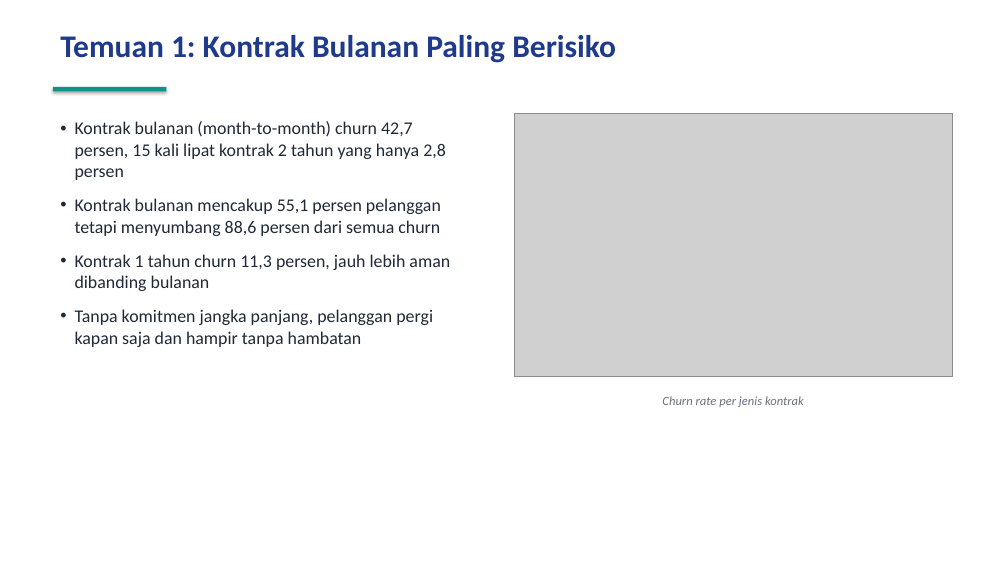
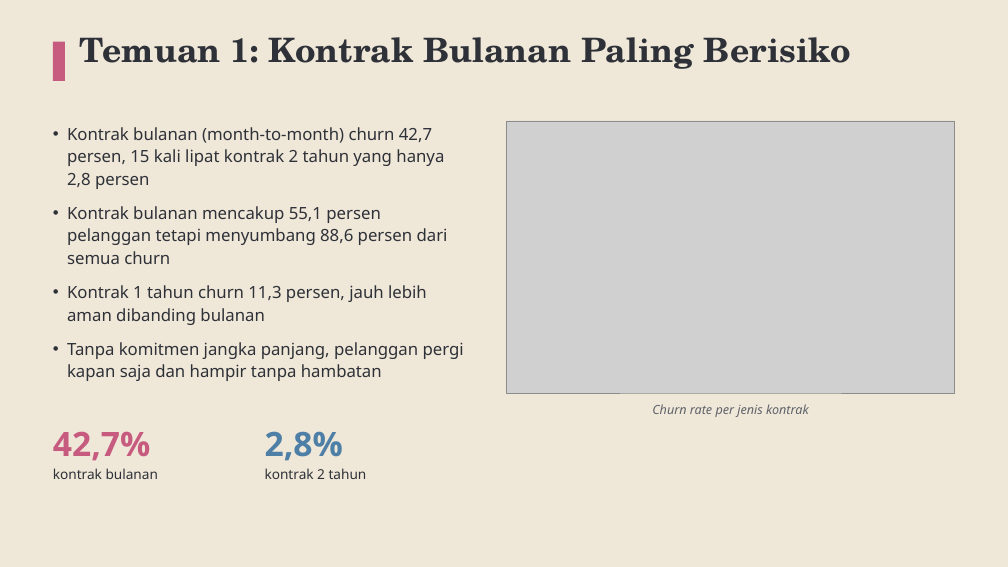
Before and after one commit to baghizash/telco-customer-churn-analysis, a slide deck: slide 4 of Portofolio-Analisis-Telco-Churn.pptx. Drawn at 1008x567 pixels with LibreOffice and Linux fonts; fonts in the diff are those of the drawing; grey boxes stand for pictures. Boxes give left, top, right and bottom in pixels: in the first picture for what was removed or moved away, otherwise in the second. Text is boxed around its words. In the diff, an @@ line names an element or a change of style, - is before the commit and + after.

```diff
--- a/Portofolio-Analisis-Telco-Churn.pptx
+++ b/Portofolio-Analisis-Telco-Churn.pptx
@@ background #FFFFFF to #EFE7D8 @@
@@ text "Temuan 1: Kontrak Bulanan Paling ...": place and size @@
-text "Temuan 1: Kontrak Bulanan Paling ..." at <box>60,35,616,63</box>
+text "Temuan 1: Kontrak Bulanan Paling ..." at <box>79,37,851,69</box>
@@ text "Temuan 1: Kontrak Bulanan Paling ..." at <box>79,37,851,69</box>: size 30 to 32 pt, font Calibri to TeX Gyre Schola, text colour #1E3A8A to #2E3138; less space between paragraphs @@
@@ rectangle added at <box>53,42,65,81</box>, fill #C75B7F @@
@@ rectangle removed at <box>53,87,166,91</box> @@
@@ text "Kontrak bulanan (month-to-month) churn 42,7 ...": place and size @@
-text "Kontrak bulanan (month-to-month) churn 42,7 ..." at <box>75,121,450,347</box>
+text "Kontrak bulanan (month-to-month) churn 42,7 ..." at <box>67,127,464,381</box>
@@ text "Kontrak bulanan (month-to-month) churn 42,7 ..." at <box>67,127,464,381</box>: size 17 to 16 pt, font Calibri to Noto Sans, text colour #1F2937 to #2E3138; line spacing 1 to 1.12; less space between paragraphs @@
@@ picture: place and size @@
-picture at <box>514,113,953,377</box>
+picture at <box>507,121,955,393</box>
@@ text "Churn rate per jenis kontrak": place and size @@
-text "Churn rate per jenis kontrak" at <box>662,396,804,407</box>
+text "Churn rate per jenis kontrak" at <box>652,404,809,417</box>
@@ text "Churn rate per jenis kontrak" at <box>652,404,809,417</box>: font Calibri to Noto Sans, text colour #6B7280 to #5F636B; less space between paragraphs @@
@@ text added at <box>53,431,158,479</box>, 13 pt, text #2E3138 @@
+42,7%
+kontrak bulanan
@@ text added at <box>265,431,367,479</box>, 13 pt, text #2E3138 @@
+2,8%
+kontrak 2 tahun
```
Also in this commit, not shown: 9 other slides changed.
